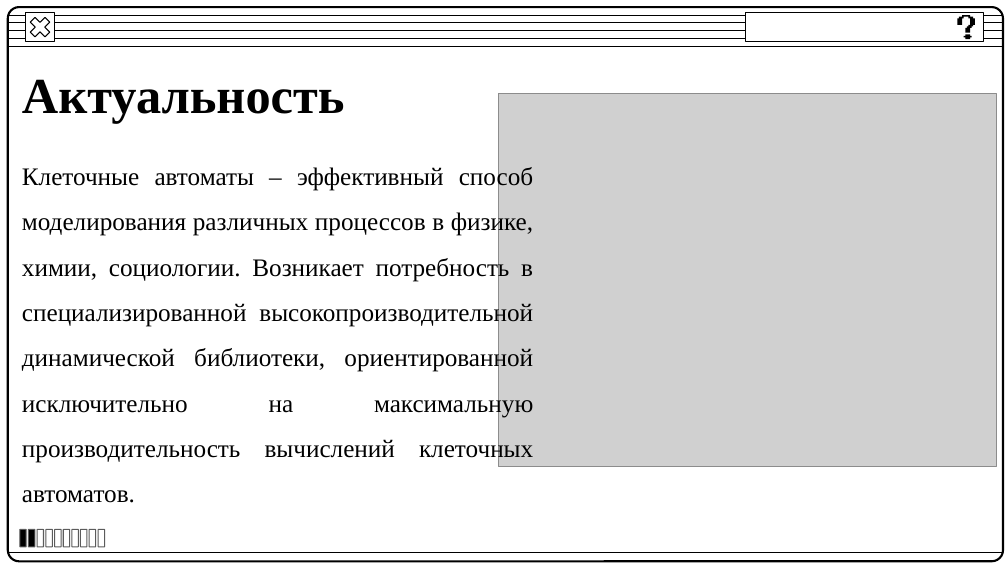
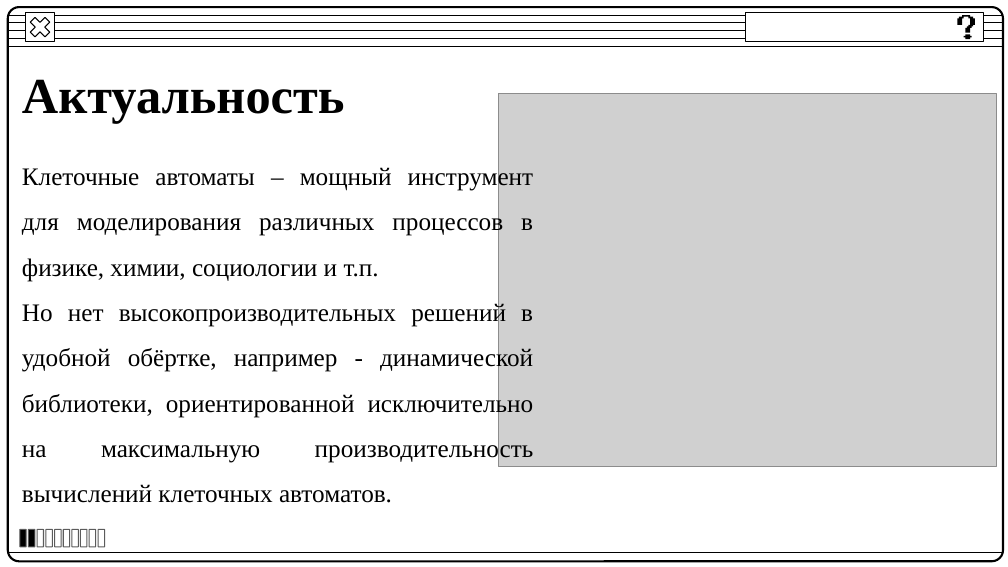
Before and after one commit to BakaKrt/DiplomAPI, a slide deck: slide 2 of ВКР/ВКР.pptx. Drawn at 1008x567 pixels with LibreOffice and Linux fonts; fonts in the diff are those of the drawing; grey boxes stand for pictures. Boxes give left, top, right and bottom in pixels: in the first picture for what was removed or moved away, otherwise in the second. Text is boxed around its words. In the diff, an @@ line names an element or a change of style, - is before the commit and + after.

```diff
--- a/ВКР/ВКР.pptx
+++ b/ВКР/ВКР.pptx
@@ text at [22, 165, 534, 503]: text changed @@
-Клеточные автоматы – эффективный способ моделирования различных процессов в физике, химии, социологии. Возникает потребность в специализированной высокопроизводительной динамической библиотеки, ориентированной исключительно на максимальную производительность вычислений клеточных автоматов.
+Клеточные автоматы – мощный инструмент для моделирования различных процессов в физике, химии, социологии и т.п.
+Но нет высокопроизводительных решений в удобной обёртке, например - динамической библиотеки, ориентированной исключительно на максимальную производительность вычислений клеточных автоматов.
```
Also in this commit, not shown: 4 other slides changed, 2 other files.
